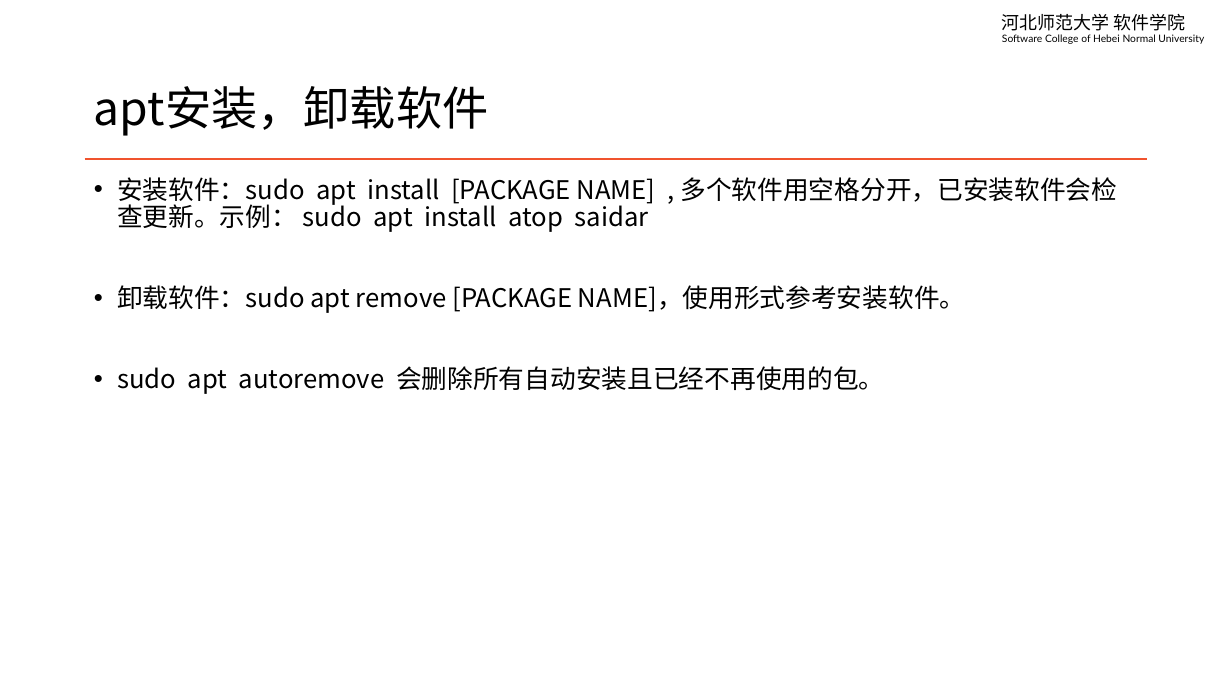
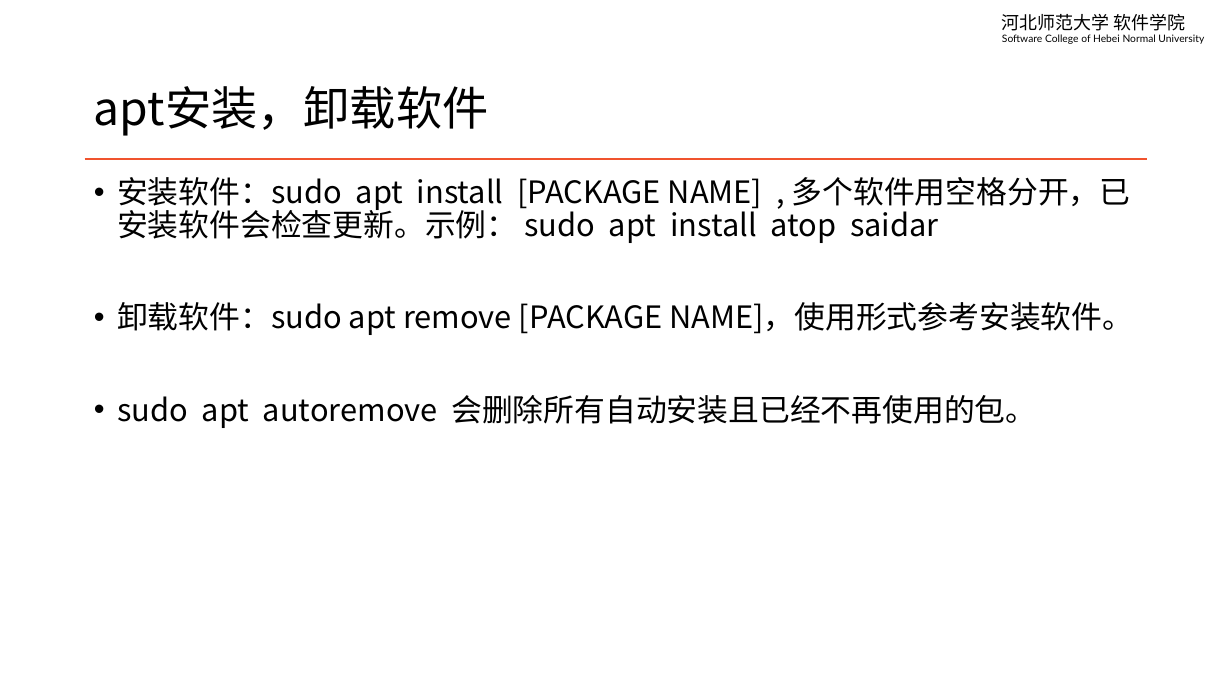
Before and after one commit to edu2act/course-linux-system, a slide deck: slide 8 of materials/slides/ch06-install-and-uninstall-software.pptx (slide 6 before the commit). Drawn at 1232x693 pixels with LibreOffice and Linux fonts; fonts in the diff are those of the drawing. Boxes give left, top, right and bottom in pixels: in the first picture for what was removed or moved away, otherwise in the second. Text is boxed around its words. In the diff, an @@ line names an element or a change of style, - is before the commit and + after.

```diff
--- a/materials/slides/ch06-install-and-uninstall-software.pptx
+++ b/materials/slides/ch06-install-and-uninstall-software.pptx
@@ text "安装软件：sudo apt install [PACKAGE NAME] ..." at bbox=[117, 177, 1133, 428]: size 20 to 24 pt @@
```
Also in this commit, not shown: 4 other slides changed, 3 slides added, 1 other file.
